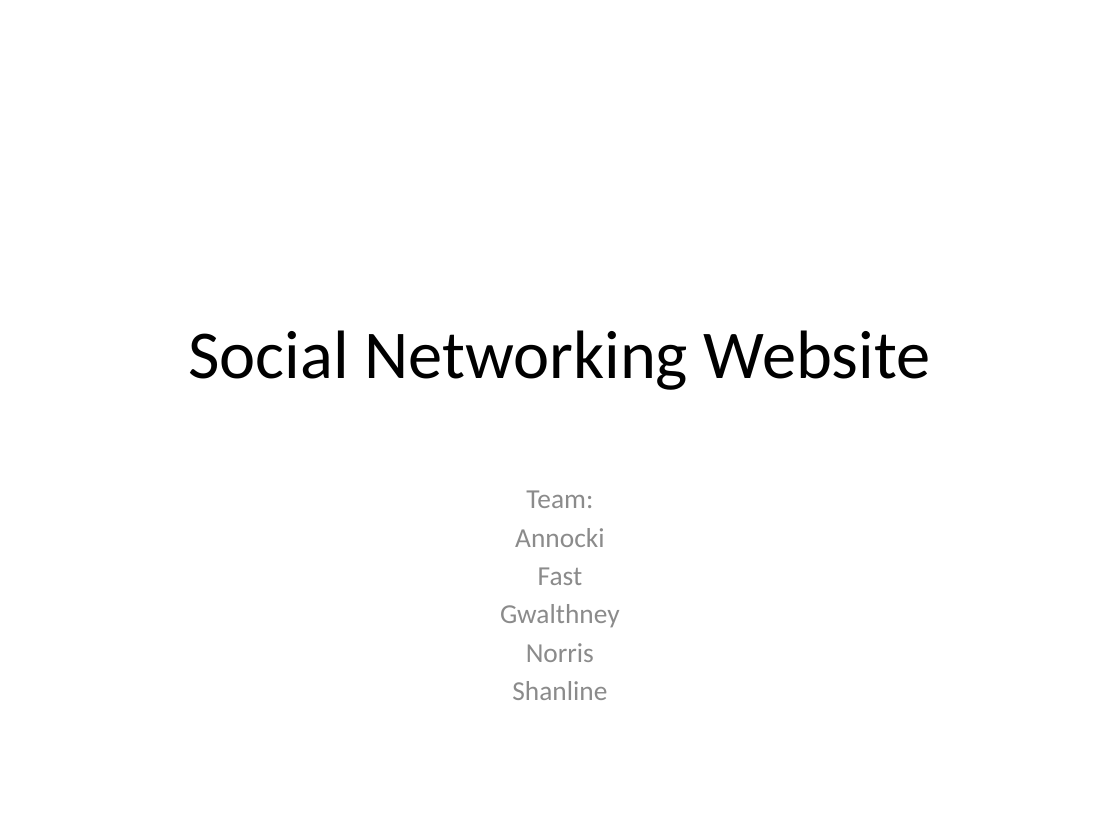
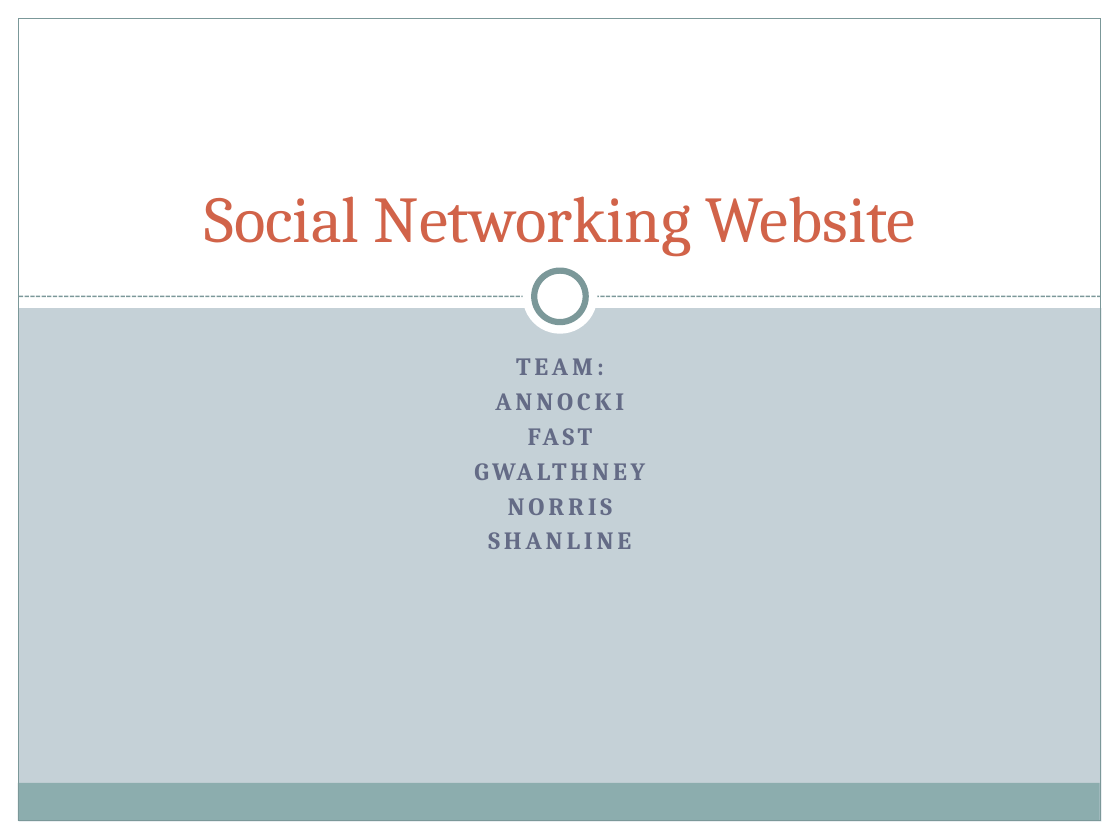
Before and after one commit to gwalda19/hairy-wookie, a slide deck: slide 1 of Minibase/FinalProject/FinalPresentation.pptx. Drawn at 1120x840 pixels with LibreOffice and Linux fonts; fonts in the diff are those of the drawing. Boxes give left, top, right and bottom in pixels: in the first picture for what was removed or moved away, otherwise in the second. Text is boxed around its words. In the diff, an @@ line names an element or a change of style, - is before the commit and + after.

```diff
--- a/Minibase/FinalProject/FinalPresentation.pptx
+++ b/Minibase/FinalProject/FinalPresentation.pptx
@@ background #FFFFFF to #C5D1D7 @@
@@ rectangle added at bbox=[0, 0, 19, 840], fill #FFFFFF @@
@@ rectangle added at bbox=[0, 0, 1120, 308], fill #FFFFFF @@
@@ rectangle added at bbox=[19, 19, 1101, 821], outline #7C999A 0.75 pt @@
@@ rectangle added at bbox=[1101, 0, 1120, 840], fill #FFFFFF @@
@@ title "Social Networking Website": place and size @@
-title "Social Networking Website" at bbox=[188, 330, 931, 390]
+title "Social Networking Website" at bbox=[204, 196, 916, 257]
@@ title "Social Networking Website" at bbox=[204, 196, 916, 257]: size 44 to 42 pt, font Calibri to Cambria, text colour #000000 to #D16349; vertical alignment middle to bottom @@
@@ ellipse added at bbox=[523, 259, 598, 334], fill #FFFFFF @@
@@ line added from (19, 297) to (1101, 297), #7C999A 0.9 pt dashed @@
@@ ellipse added at bbox=[534, 271, 586, 323], fill #FFFFFF, outline #7C999A 4 pt @@
@@ subtitle at bbox=[488, 358, 631, 549]: text changed; size 17.6 to 16 pt; font Calibri to Cambria; text colour #8C8C8C to #646B86; bold on @@
-Team:
-Annocki
-Fast
-Gwalthney
-Norris
-Shanline
+TEAM:
+ANNOCKI
+FAST
+GWALTHNEY
+NORRIS
+SHANLINE
@@ rectangle added at bbox=[18, 783, 1100, 821], fill #8CADAE @@
@@ rectangle added at bbox=[0, 821, 1120, 840], fill #FFFFFF @@
```
Also in this commit, not shown: 12 other slides changed, 8 slides added, 6 slides removed.
